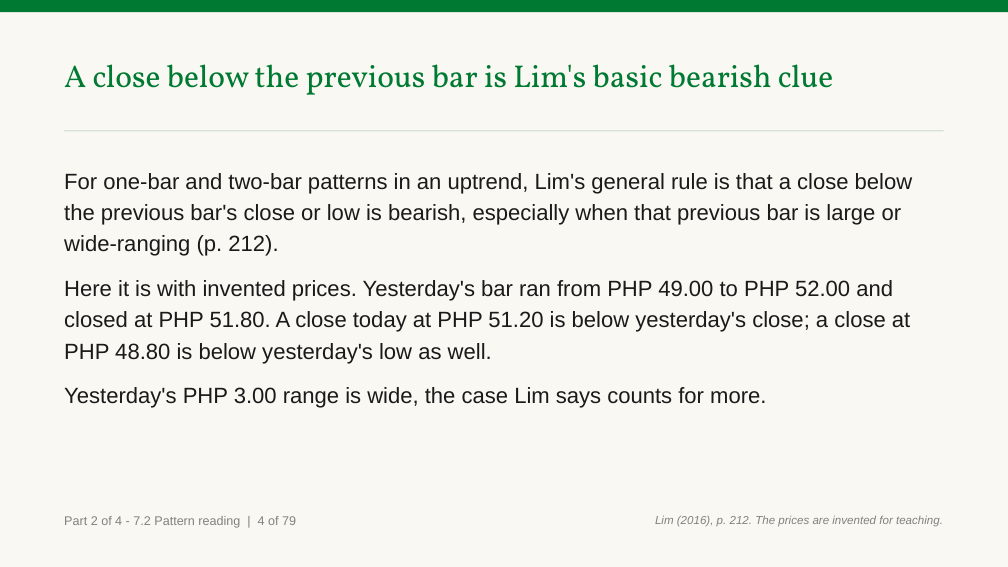
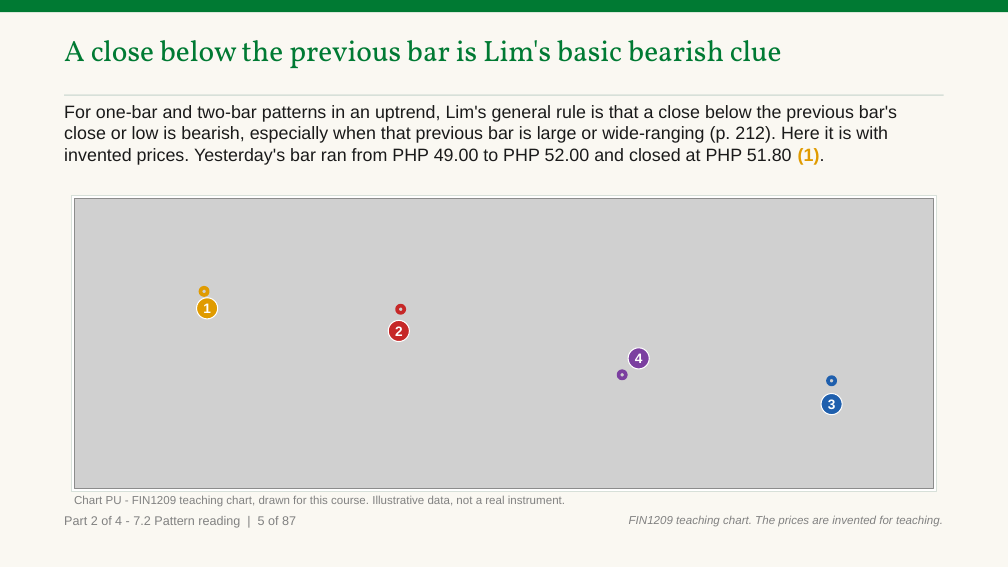
Before and after one commit to benjiesotelo-sudo/Telos_FIN1209, a slide deck: slide 45 of chapter-07/FIN1209-Chapter-07.pptx (slide 39 before the commit). Drawn at 1008x567 pixels with LibreOffice and Linux fonts; fonts in the diff are those of the drawing; grey boxes stand for pictures. Boxes give left, top, right and bottom in pixels: in the first picture for what was removed or moved away, otherwise in the second. Text is boxed around its words. In the diff, an @@ line names an element or a change of style, - is before the commit and + after.

Commit message:
feat(ch7): draw the shapes, price relationships and characteristics Parts 1 and 2 only described (#50)
Slides 21, 22, 25 to 27, 35, 39, 52, 64, the 16 characteristics and the
three-warnings slide now show what they name, with charts of ours from invented
values. Badges sit clear of boxes and lines.

```diff
--- a/chapter-07/FIN1209-Chapter-07.pptx
+++ b/chapter-07/FIN1209-Chapter-07.pptx
@@ text "A close below the previous ...": place and size @@
-text "A close below the previous ..." at [64,64,833,95]
+text "A close below the previous ..." at [64,40,782,69]
@@ text "A close below the previous ..." at [64,40,782,69]: size 30 to 28 pt; line spacing 1.05 to 1 @@
@@ rectangle: place and size @@
-rectangle at [64,130,944,132]
+rectangle at [64,95,944,96]
@@ text at [64,105,897,165]: text changed; size 21 to 17 pt @@
-For one-bar and two-bar patterns in an uptrend, Lim's general rule is that a close below the previous bar's close or low is bearish, especially when that previous bar is large or wide-ranging (p. 212).
-Here it is with invented prices. Yesterday's bar ran from PHP 49.00 to PHP 52.00 and closed at PHP 51.80. A close today at PHP 51.20 is below yesterday's close; a close at PHP 48.80 is below yesterday's low as well.
-Yesterday's PHP 3.00 range is wide, the case Lim says counts for more.
+For one-bar and two-bar patterns in an uptrend, Lim's general rule is that a close below the previous bar's close or low is bearish, especially when that previous bar is large or wide-ranging (p. 212). Here it is with invented prices. Yesterday's bar ran from PHP 49.00 to PHP 52.00 and closed at PHP 51.80 (1).
@@ rectangle added at [71,195,937,492], fill #FFFFFF, outline #D7E0D9 1 pt @@
@@ picture added at [74,198,934,488] @@
@@ ellipse added at [197,298,218,319], fill #E09B00, outline #FFFFFF 1 pt, 13 pt, text #FFFFFF, bold @@
+1
@@ ellipse added at [200,288,208,296], outline #E09B00 3.5 pt @@
@@ ellipse added at [388,321,409,342], fill #C62828, outline #FFFFFF 1 pt, 13 pt, text #FFFFFF, bold @@
+2
@@ ellipse added at [397,306,405,313], outline #C62828 3.5 pt @@
@@ ellipse added at [628,348,650,369], fill #7B3FA0, outline #FFFFFF 1 pt, 13 pt, text #FFFFFF, bold @@
+4
@@ ellipse added at [619,371,626,379], outline #7B3FA0 3.5 pt @@
@@ ellipse added at [828,377,836,385], outline #1F5FAD 3.5 pt @@
@@ ellipse added at [821,393,842,414], fill #1F5FAD, outline #FFFFFF 1 pt, 13 pt, text #FFFFFF, bold @@
+3
@@ text added at [74,495,565,507], 11 pt, text #818181 @@
+Chart PU - FIN1209 teaching chart, drawn for this course. Illustrative data, not a real instrument.
@@ text at [64,516,296,528]: text changed @@
-Part 2 of 4 - 7.2 Pattern reading | 4 of 79
+Part 2 of 4 - 7.2 Pattern reading | 5 of 87
@@ text at [629,515,943,527]: text changed @@
-Lim (2016), p. 212. The prices are invented for teaching.
+FIN1209 teaching chart. The prices are invented for teaching.
```
Also in this commit, not shown: 95 other slides changed, 13 slides added, 5 other files.
